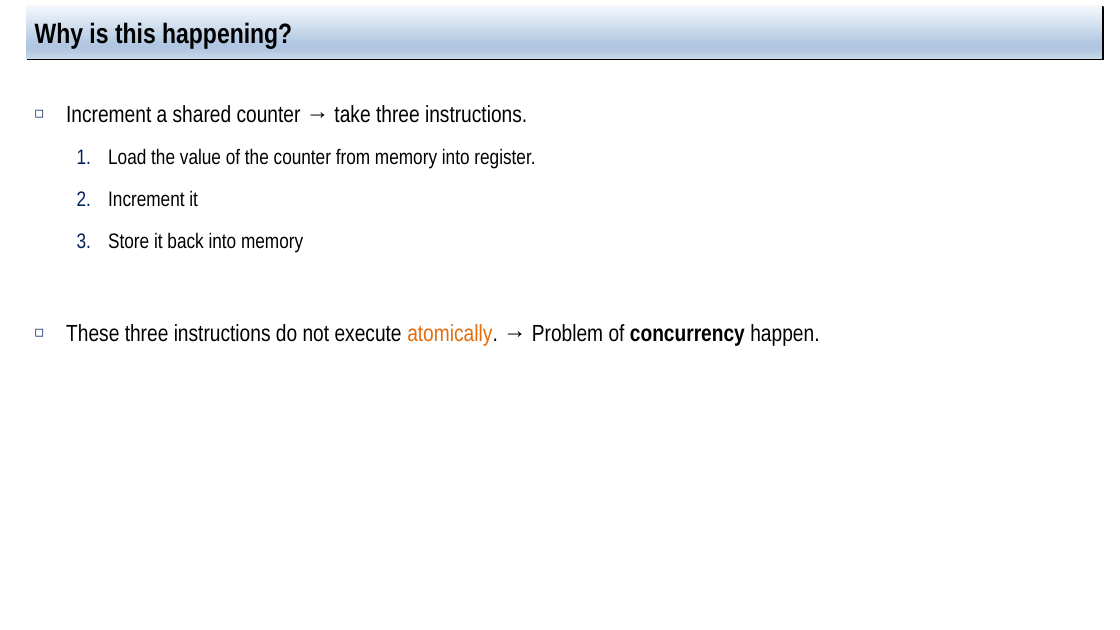
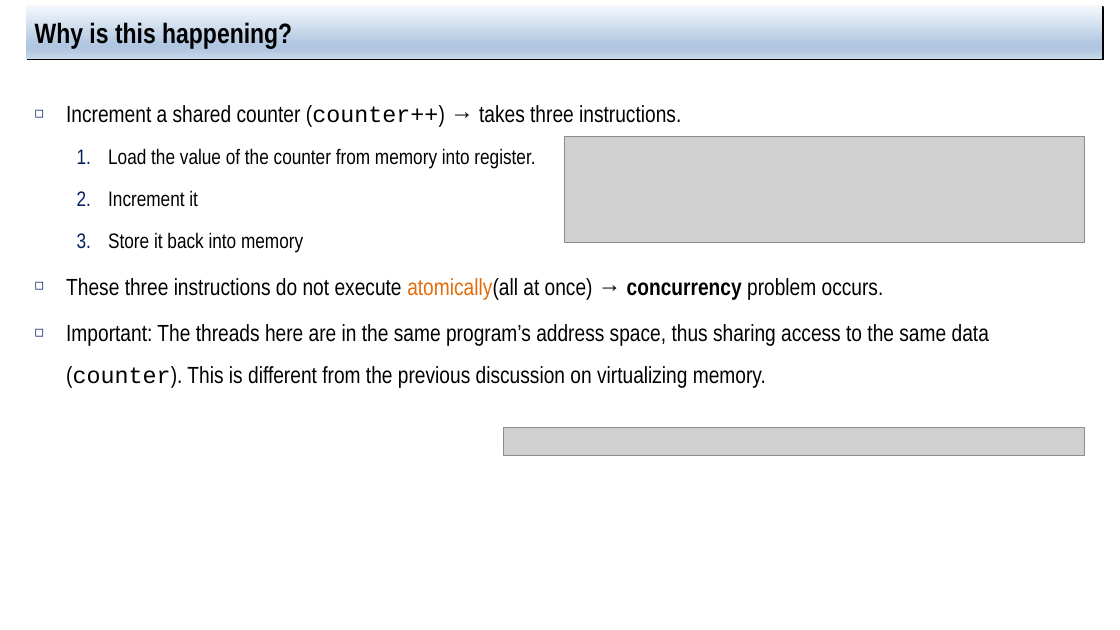
Before and after one commit to jachermocilla/extra-course-materials, a slide deck: slide 26 of cmsc125/ostep/slides/00.Introduction/Introduction_to_operating_system.pptx (slide 24 before the commit). Drawn at 1120x630 pixels with LibreOffice and Linux fonts; fonts in the diff are those of the drawing; grey boxes stand for pictures. Boxes give left, top, right and bottom in pixels: in the first picture for what was removed or moved away, otherwise in the second. Text is boxed around its words. In the diff, an @@ line names an element or a change of style, - is before the commit and + after.

```diff
--- a/cmsc125/ostep/slides/00.Introduction/Introduction_to_operating_system.pptx
+++ b/cmsc125/ostep/slides/00.Introduction/Introduction_to_operating_system.pptx
@@ text at box(66, 105, 681, 127): text changed @@
-◻ Increment a shared counter → take three instructions.
+◻ Increment a shared counter (counter++) → takes three instructions.
@@ picture added at box(565, 136, 1085, 242) @@
@@ text at box(66, 278, 989, 388): text changed @@
-◻ These three instructions do not execute atomically. → Problem of concurrency happen.
+◻ These three instructions do not execute atomically(all at once) → concurrency problem occurs.
+◻ Important: The threads here are in the same program’s address space, thus sharing access to the same data (counter). This is different from the previous discussion on virtualizing memory.
@@ picture added at box(503, 428, 1085, 455) @@
```
Also in this commit, not shown: 16 other slides changed, 7 slides added.
